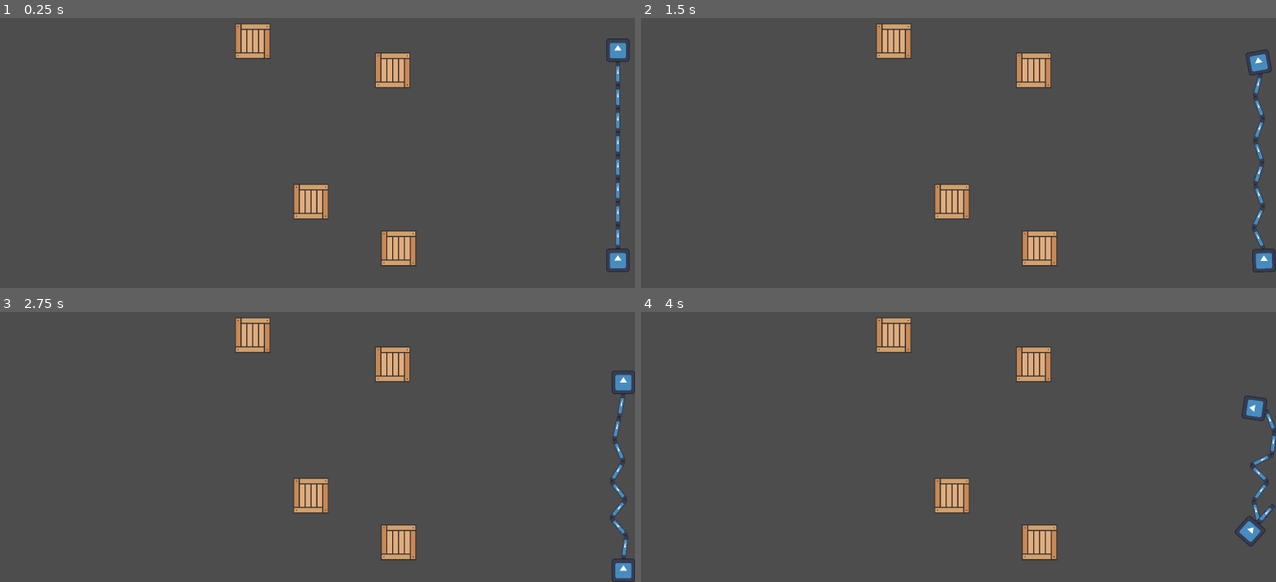
Above: before the commit, frames 1-4 (two rows, left to right).
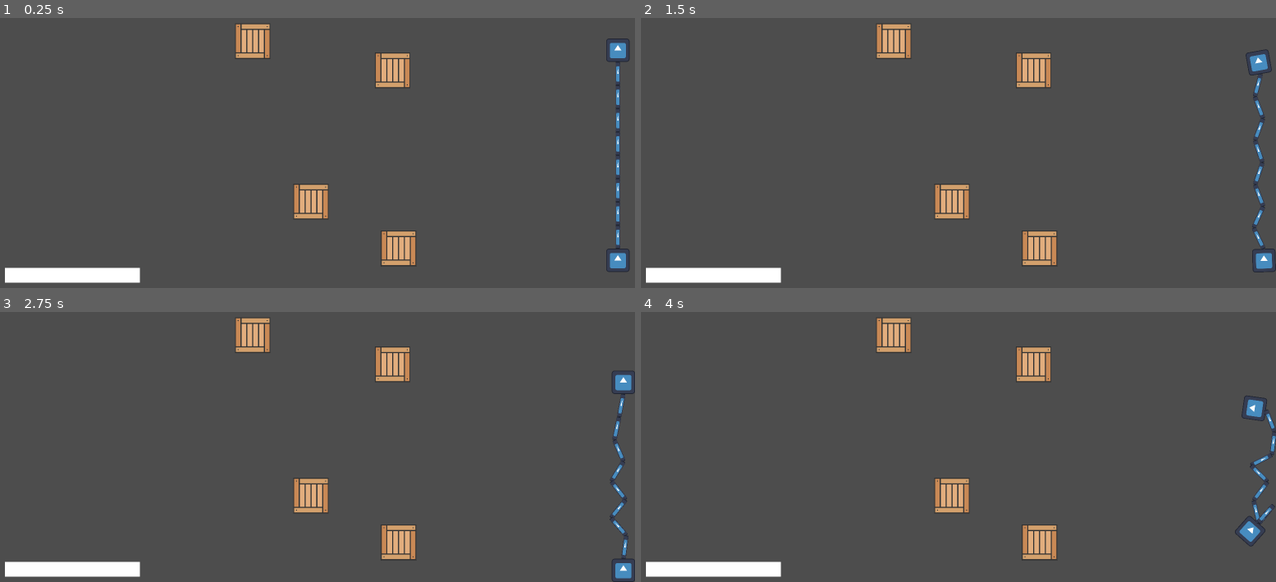
Above: after the commit, the same moments.

Repository: soursplit/MRUHacks2025
Game: Godot game, scene res://Level 3.tscn
Two runs of this game, one before a commit and one after it. Both use one fixed random seed, a clock stepped at 60 frames per second and the inputs below. This scene is started directly instead of the project's main scene. The engine's default icon, where the game draws it, is replaced by a stand-in: a white triangle on a blue panel in a dark square.
Inputs:
- Up to frame 1 (0.25 s): no input
- Up to frame 2 (1.5 s): tap Enter at 0.5 s; hold D (P1 Right) 0.53-1.28 s; hold Down (P2 Down) 0.53-1.28 s; hold S (P1 Down) from 1.28 s (still down); tap Left (P2 Left) at 1.35 s
- Up to frame 3 (2.75 s): release S (P1 Down) at 2.03 s; hold D (P1 Right) from 2.03 s (still down); hold Right (P2 Right) from 2.03 s (still down)
- Up to frame 4 (4 s): release D (P1 Right) at 2.78 s; release Right (P2 Right) at 2.78 s; hold W (P1 Up) 2.78-3.53 s; tap Up (P2 Up) at 2.85 s; hold A (P1 Left) from 3.53 s (still down); hold Down (P2 Down) from 3.53 s (still down)

The runs differ from the first frame. In frame 1, 1.2% of the frame differs, in the area x 0-23%, y 92-99%; in frame 2, 1.2%; in frame 3, 1.2%; in frame 4, 1.2%.

Commit message:
ghasdjkafhjksd

Diff:
--- a/Nelson/Hehehe.tscn
+++ b/Nelson/Hehehe.tscn
@@ -19,11 +19,11 @@
 
 [node name="Level 1" type="Node2D"]
 
-[node name="rigidBodyPlayer2" parent="." instance=ExtResource("6_71pwu")]
+[node name="rigidBodyPlayer2" parent="." groups=["Players"] instance=ExtResource("6_71pwu")]
 position = Vector2(135, 736)
 physics_material_override = SubResource("PhysicsMaterial_71pwu")
 
-[node name="rigidBodyPlayer1" parent="." instance=ExtResource("6_71pwu")]
+[node name="rigidBodyPlayer1" parent="." groups=["Players"] instance=ExtResource("6_71pwu")]
 position = Vector2(135, 160)
 mass = 0.733
 physics_material_override = SubResource("PhysicsMaterial_a3twx")
--- a/Nelson/Level 3.tscn
+++ b/Nelson/Level 3.tscn
@@ -1,9 +1,10 @@
-[gd_scene load_steps=8 format=3 uid="uid://dgf2xsvxr5si2"]
+[gd_scene load_steps=10 format=3 uid="uid://dgf2xsvxr5si2"]
 
 [ext_resource type="PackedScene" uid="uid://c0wjgxc721ppi" path="res://RigidPlayer.tscn" id="1_vgf8e"]
 [ext_resource type="Script" uid="uid://ctbh1yj18mamp" path="res://P2rigid_player.gd" id="2_ig3hl"]
 [ext_resource type="PackedScene" uid="uid://cj388qs1rlbsb" path="res://Chain.tscn" id="3_r1o1v"]
 [ext_resource type="Texture2D" uid="uid://cdfmlir64707j" path="res://box.png" id="4_ig3hl"]
+[ext_resource type="Script" uid="uid://g8imnunt16si" path="res://door_3.gd" id="5_r1o1v"]
 
 [sub_resource type="PhysicsMaterial" id="PhysicsMaterial_0fsnw"]
 
@@ -11,6 +12,9 @@
 
 [sub_resource type="RectangleShape2D" id="RectangleShape2D_r1o1v"]
 size = Vector2(96, 96)
+
+[sub_resource type="RectangleShape2D" id="RectangleShape2D_0fsnw"]
+size = Vector2(382, 35)
 
 [node name="Node2D" type="Node2D"]
 
@@ -72,13 +76,13 @@
 scale = Vector2(0.999999, 0.200412)
 polygon = PackedVector2Array(320, 0, 320, 37.0385, 320, 85.6421, 320, 320, 384, 320, 384, 275.597, 384, 187.034, 384, 60.5529, 384, 0)
 
-[node name="rigidBodyPlayer2" parent="." instance=ExtResource("1_vgf8e")]
+[node name="rigidBodyPlayer2" parent="." groups=["Players"] instance=ExtResource("1_vgf8e")]
 position = Vector2(1753, 816)
 collision_layer = 3
 collision_mask = 3
 physics_material_override = SubResource("PhysicsMaterial_0fsnw")
 
-[node name="rigidBodyPlayer1" parent="." instance=ExtResource("1_vgf8e")]
+[node name="rigidBodyPlayer1" parent="." groups=["Players"] instance=ExtResource("1_vgf8e")]
 position = Vector2(1753, 240)
 collision_layer = 3
 collision_mask = 3
@@ -212,3 +216,18 @@
 [node name="CollisionShape2D" type="CollisionShape2D" parent="WoodBox4"]
 position = Vector2(-16, -16)
 shape = SubResource("RectangleShape2D_r1o1v")
+
+[node name="Door 3" type="Area2D" parent="."]
+script = ExtResource("5_r1o1v")
+
+[node name="CollisionShape2D" type="CollisionShape2D" parent="Door 3"]
+position = Vector2(259, 860.5)
+shape = SubResource("RectangleShape2D_0fsnw")
+
+[node name="ColorRect" type="ColorRect" parent="Door 3"]
+offset_left = 72.0
+offset_top = 845.0
+offset_right = 442.0
+offset_bottom = 885.0
+
+[connection signal="body_entered" from="Door 3" to="Door 3" method="_on_body_entered"]
--- /dev/null
+++ b/Nelson/Loserrrr!.tscn
@@ -0,0 +1,17 @@
+[gd_scene format=3 uid="uid://dx50o4bjkv0bm"]
+
+[node name="Loserrrr!" type="Node2D"]
+
+[node name="ColorRect" type="ColorRect" parent="."]
+offset_right = 1792.0
+offset_bottom = 902.0
+color = Color(0.0214346, 0.0214346, 0.0214346, 1)
+
+[node name="RichTextLabel" type="RichTextLabel" parent="."]
+modulate = Color(0.46, 0.0552, 0.0552, 1)
+offset_left = 413.0
+offset_top = 305.0
+offset_right = 1472.0
+offset_bottom = 608.0
+theme_override_font_sizes/normal_font_size = 200
+text = "YOU DIED"
--- a/Nelson/RigidPlayer.tscn
+++ b/Nelson/RigidPlayer.tscn
@@ -6,7 +6,7 @@
 [sub_resource type="RectangleShape2D" id="RectangleShape2D_77287"]
 size = Vector2(64, 64)
 
-[node name="RigidBody2D" type="RigidBody2D" groups=["Players"]]
+[node name="RigidBody2D" type="RigidBody2D"]
 script = ExtResource("1_ufsin")
 
 [node name="CollisionShape2D" type="CollisionShape2D" parent="."]
--- a/Nelson/Scenes/Victory Screen.tscn
+++ /dev/null
@@ -1,3 +0,0 @@
-[gd_scene format=3 uid="uid://di3ix1aog63u"]
-
-[node name="VictoryScreen" type="Node2D"]
--- /dev/null
+++ b/Nelson/Victory Screen.tscn
@@ -0,0 +1,10 @@
+[gd_scene load_steps=2 format=3 uid="uid://d1vwij1ar3nch"]
+
+[ext_resource type="Texture2D" uid="uid://ydy0384bn6q3" path="res://Winner-Winner-Chicken-Dinner_280x183.png" id="1_8abdo"]
+
+[node name="VictoryScreen" type="Node2D"]
+
+[node name="Winner-winner-chicken-dinner280x183" type="Sprite2D" parent="."]
+position = Vector2(897, 452)
+scale = Vector2(3.18717, 2.43597)
+texture = ExtResource("1_8abdo")
--- a/Nelson/area_2d.gd
+++ b/Nelson/area_2d.gd
@@ -2,4 +2,5 @@
 
 
 func _on_body_entered(body):
-	get_tree().change_scene_to_file("res://level_2.tscn")
+	if body.is_in_group("Players"):
+		get_tree().change_scene_to_file("res://level_2.tscn")
--- /dev/null
+++ b/Nelson/door_3.gd
@@ -0,0 +1,7 @@
+extends Area2D
+
+
+
+func _on_body_entered(body):
+	if body.is_in_group("Players"):
+		get_tree().change_scene_to_file("res://Victory Screen.tscn")
--- a/Nelson/level_2.tscn
+++ b/Nelson/level_2.tscn
@@ -20,13 +20,13 @@
 
 [node name="Level 2" type="Node2D"]
 
-[node name="rigidBodyPlayer2" parent="." instance=ExtResource("1_xdadj")]
+[node name="rigidBodyPlayer2" parent="." groups=["Players"] instance=ExtResource("1_xdadj")]
 position = Vector2(135, 736)
 collision_layer = 3
 collision_mask = 3
 physics_material_override = SubResource("PhysicsMaterial_0s5r2")
 
-[node name="rigidBodyPlayer1" parent="." instance=ExtResource("1_xdadj")]
+[node name="rigidBodyPlayer1" parent="." groups=["Players"] instance=ExtResource("1_xdadj")]
 position = Vector2(135, 160)
 collision_layer = 3
 collision_mask = 3
Not shown, changed: Nelson/Winner-Winner-Chicken-Dinner_280x183.png.import
Not shown, added: Nelson/door_3.gd.uid
Not shown, removed: Nelson/Hehehe.tscn32637262.tmp
